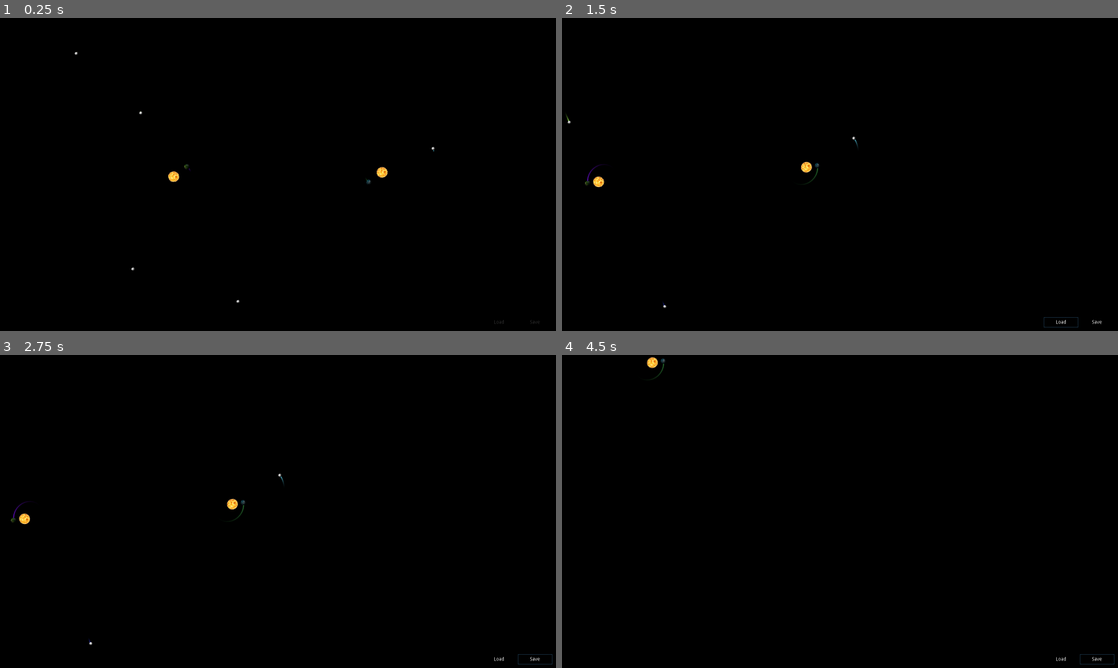
Above: before the commit, frames 1-4 (two rows, left to right).
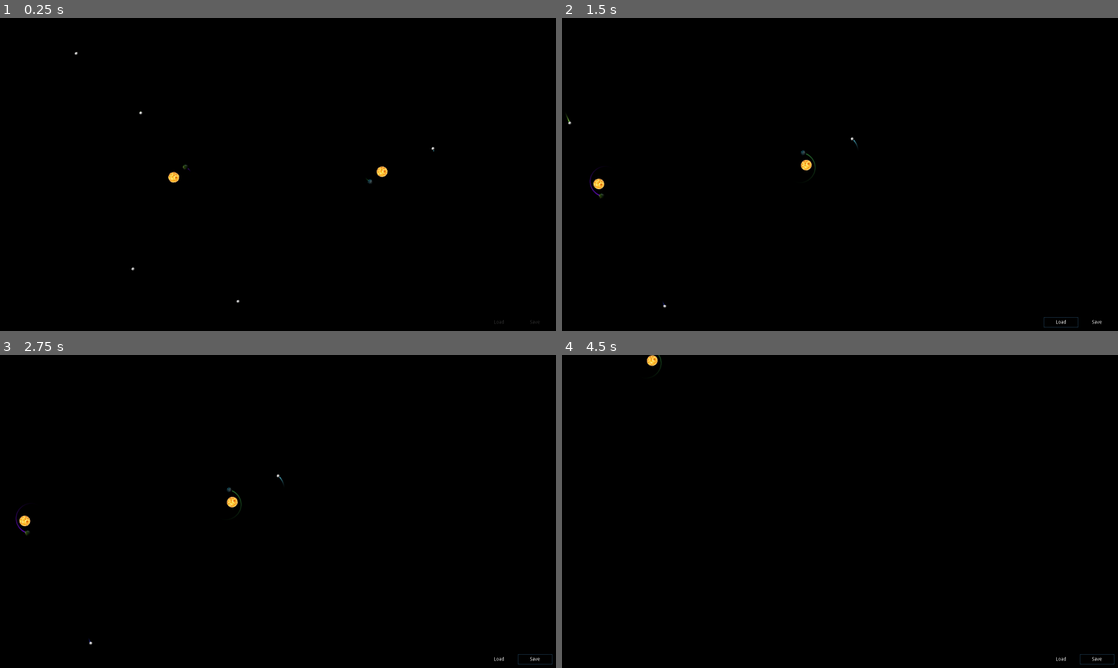
Above: after the commit, the same moments.

Repository: DimalexX/Orbits
Game: Godot game, scene res://Planets.tscn
Two runs of this game, one before a commit and one after it. Both use one fixed random seed, a clock stepped at 60 frames per second and the inputs below.
Inputs (mouse positions are in pixels of both pictures, inside the frame that each line leads up to):
- Up to frame 1 (0.25 s): no input
- Up to frame 2 (1.5 s): tap Enter at 0.5 s; move the mouse to (962, 158) at 0.52 s; hold Right (ui_right) 0.53-1.25 s; click (962, 158) at 0.67 s; tap Space (ui_select) at 0.77 s; click "Load" at 1.25 s
- Up to frame 3 (2.75 s): click "Save" at 2 s
- Up to frame 4 (4.5 s): move the mouse to (728, 527) at 2.77 s; hold Down (ui_down) 2.78-3.53 s; move the mouse to (895, 442) at 3.52 s; hold Right (ui_right) 3.53-4.28 s; move the mouse to (812, 574) at 4.27 s; hold Up (ui_up) from 4.28 s (still down); click (812, 574) at 4.42 s

The runs differ from the first frame. In frame 1, 0.1% of the frame differs, in the area x 13-79%, y 10-91%; in frame 2, 0.3%, in the area x 0-54%, y 32-93%; in frame 3, 0.2%; in frame 4, less than 0.1%.

Commit message:
Настройка FPS

Diff:
--- a/Planet.gd
+++ b/Planet.gd
@@ -62,12 +62,15 @@
 	if dis > 5000:
 		orbits.delete_planet(self)
 
-var fps_count = 0
+#var fps_process = 0
+#var fps_phisics_process = 0
 func _process(delta):
+#	fps_process += 1
 	distance_timer += delta
 	if distance_timer >= 1:
-		if name == "Sol": print(fps_count)
-		fps_count = 0
+#		if name == "Sol": print(fps_process, "   ", fps_phisics_process)
+#		fps_process = 0
+#		fps_phisics_process = 0
 		distance_timer -= 1
 		check_distance()
 	count += delta
@@ -84,13 +87,13 @@
 
 
 func _physics_process(_delta):
-	fps_count += 1
+#	fps_phisics_process += 1
 	applied_force = Vector2.ZERO
 	var pl_global_position: Vector2
 	for pl in other_planets:
 		pl_global_position = pl.global_position
 		add_central_force(global_position.direction_to(pl_global_position)*
-			mass*pl.mass/global_position.distance_squared_to(pl_global_position)*10) #*0.66725)
+			mass*pl.mass/global_position.distance_squared_to(pl_global_position)*66) #*0.66725)
 
 
 func save():
--- a/Planets.gd
+++ b/Planets.gd
@@ -7,7 +7,7 @@
 const RND_GEN_ASTEROIDS_MAX_SPEED = 60
 const RND_GEN_ASTEROIDS_ANGLE = 1
 const RND_GEN_ASTEROIDS_MIN_MASS = .01
-const RND_GEN_ASTEROIDS_MAX_MASS = .01
+const RND_GEN_ASTEROIDS_MAX_MASS = 5
 const CAM_ZOOM_SPEED = 0.1
 const CAM_MOVE_SPEED = 600
 const INFO_TIMER = .1
--- a/Planets.tscn
+++ b/Planets.tscn
@@ -46,8 +46,8 @@
 
 [node name="Sol" parent="Planets" instance=ExtResource( 2 )]
 position = Vector2( -300, 0 )
-mass = 100000.0
-linear_velocity = Vector2( 0, 25 )
+mass = 20000.0
+linear_velocity = Vector2( 0, 33 )
 __meta__ = {
 "_edit_group_": true
 }
@@ -57,8 +57,8 @@
 
 [node name="Sol2" parent="Planets" instance=ExtResource( 2 )]
 position = Vector2( 300, 0 )
-mass = 100000.0
-linear_velocity = Vector2( 0, -25 )
+mass = 20000.0
+linear_velocity = Vector2( 0, -33 )
 __meta__ = {
 "_edit_group_": true
 }
@@ -68,6 +68,7 @@
 
 [node name="Planet" parent="Planets" instance=ExtResource( 2 )]
 position = Vector2( 250, 0 )
+mass = 100.0
 linear_velocity = Vector2( 0, 100 )
 
 [node name="Sprite" parent="Planets/Planet" index="0"]
@@ -76,6 +77,7 @@
 
 [node name="Planet2" parent="Planets" instance=ExtResource( 2 )]
 position = Vector2( -250, 0 )
+mass = 100.0
 linear_velocity = Vector2( 0, -100 )
 
 [node name="Sprite" parent="Planets/Planet2" index="0"]
--- a/project.godot
+++ b/project.godot
@@ -42,12 +42,13 @@
 
 [debug]
 
-settings/stdout/print_fps=true
+settings/fps/force_fps=125
 
 [display]
 
 window/size/width=1600
 window/size/height=900
+window/vsync/use_vsync=false
 window/stretch/aspect="expand"
 
 [editor_plugins]
